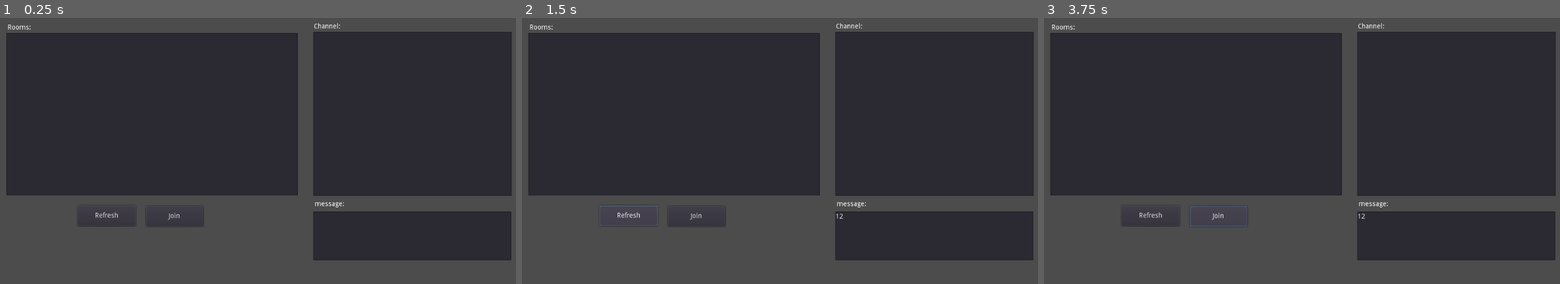
Above: before the commit, frames 1-3 (left to right).
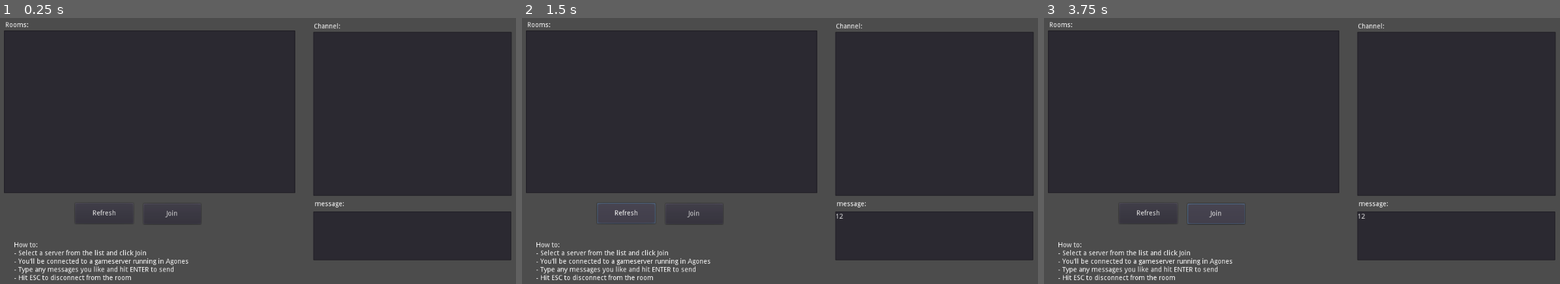
Above: after the commit, the same moments.

Repository: Octops/godot-broadcaster-http-demo
Game: Godot game, scene res://Game.tscn
The game is run twice, just before and just after one commit, with the same random seed, the same clock (stepped at 60 frames per second) and the same inputs.
Inputs (mouse positions are in pixels of both pictures, inside the frame that each line leads up to):
- Up to frame 1 (0.25 s): no input
- Up to frame 2 (1.5 s): click (934, 236) at 0.52 s; type "12" at 0.6 s; click "Refresh" at 1.25 s
- Up to frame 3 (3.75 s): click "Refresh" at 2 s; click "Refresh" at 2.75 s; click "Join" at 3.5 s

The runs differ from the first frame. In frame 1, 2.8% of the frame differs, in the area x 0-58%, y 1-99%; in frame 2, 2.9%; in frame 3, 2.9%.

Commit message:
Add in-screen instructions

Diff:
--- a/game-client/Game.tscn
+++ b/game-client/Game.tscn
@@ -8,13 +8,28 @@
 script = ExtResource( 3 )
 
 [node name="Lobby" parent="." instance=ExtResource( 2 )]
-margin_left = 6.0
-margin_top = 25.0
-margin_right = 6.0
-margin_bottom = 24.0
+margin_left = 1.0
+margin_top = 20.0
+margin_right = 1.0
+margin_bottom = 19.0
 
 [node name="Chat" parent="." instance=ExtResource( 1 )]
 margin_left = 647.0
 margin_top = 16.0
 margin_right = 647.0
 margin_bottom = 16.0
+
+[node name="Instructions" type="Control" parent="."]
+margin_right = 40.0
+margin_bottom = 40.0
+
+[node name="Label" type="Label" parent="Instructions"]
+margin_left = 33.0
+margin_top = 475.0
+margin_right = 519.0
+margin_bottom = 577.0
+text = "How to:
+- Select a server from the list and click Join
+- You'll be connected to a gameserver running in Agones
+- Type any messages you like and hit ENTER to send
+- Hit ESC to disconnect from the room"
